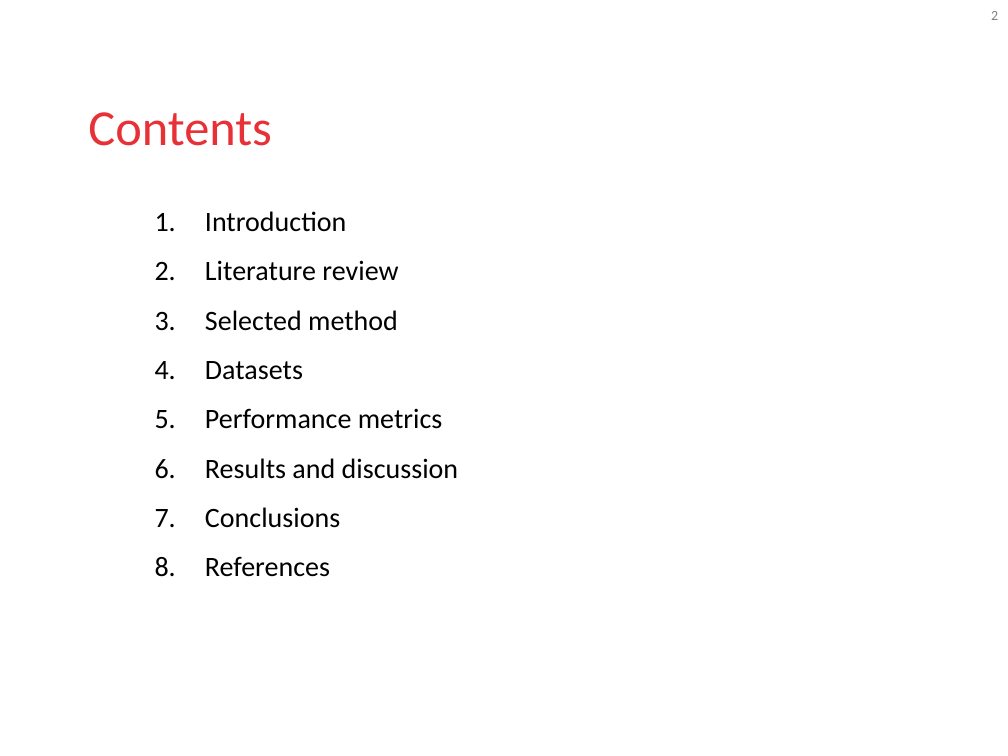
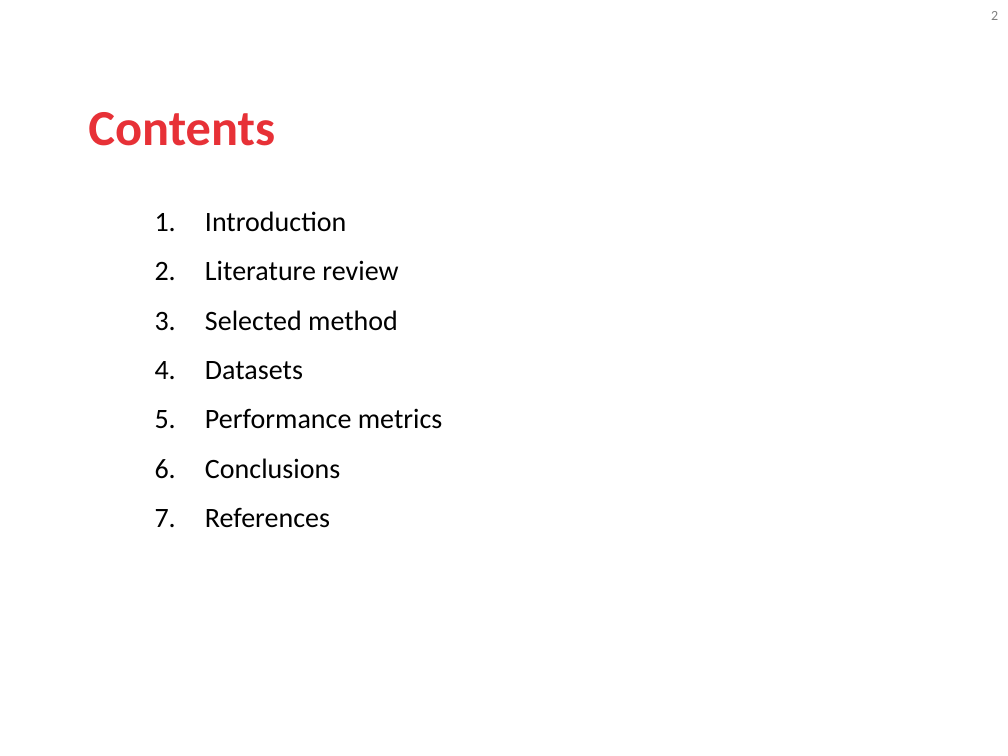
Before and after one commit to blooraayy/VA_RetoMichelin, a slide deck: slide 2 of docs/GIDIA_VA_Course_Project_Presentations.pptx. Drawn at 1008x756 pixels with LibreOffice and Linux fonts; fonts in the diff are those of the drawing; background and template pictures are left out. Boxes give left, top, right and bottom in pixels: in the first picture for what was removed or moved away, otherwise in the second. Text is boxed around its words. In the diff, an @@ line names an element or a change of style, - is before the commit and + after.

```diff
--- a/docs/GIDIA_VA_Course_Project_Presentations.pptx
+++ b/docs/GIDIA_VA_Course_Project_Presentations.pptx
@@ text "Contents" at (88, 112, 275, 146): bold on @@
@@ text at (205, 458, 459, 479): paragraph removed @@
-6. Results and discussion
```
Also in this commit, not shown: 14 other slides changed, 2 slides added.
